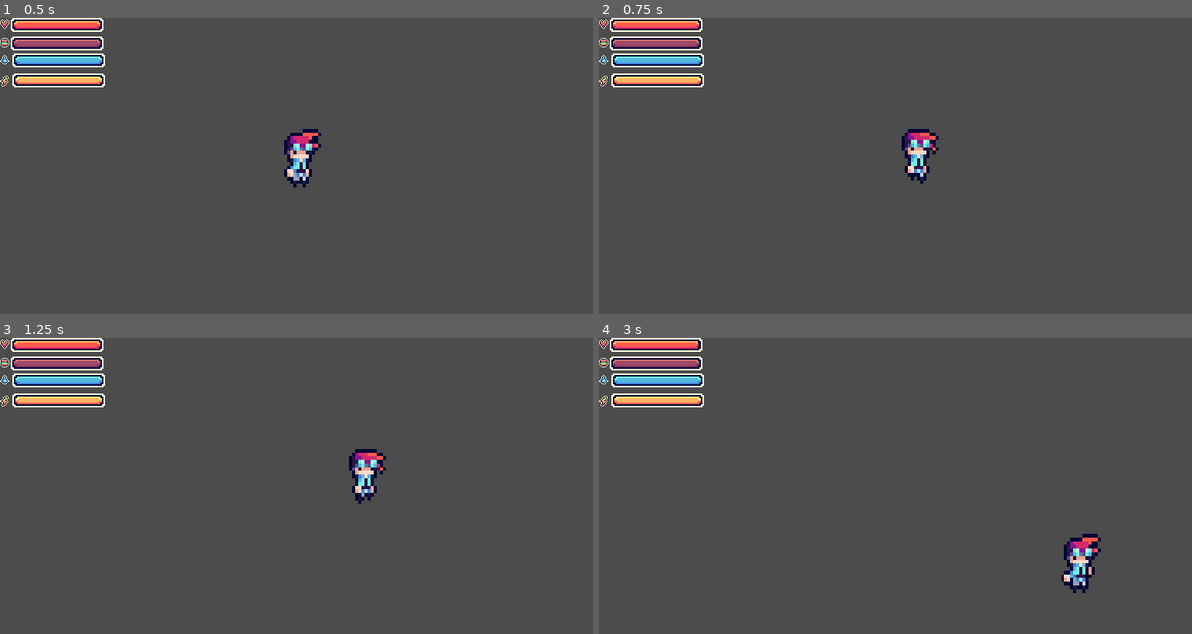
Above: before the commit, frames 1-4 (two rows, left to right).
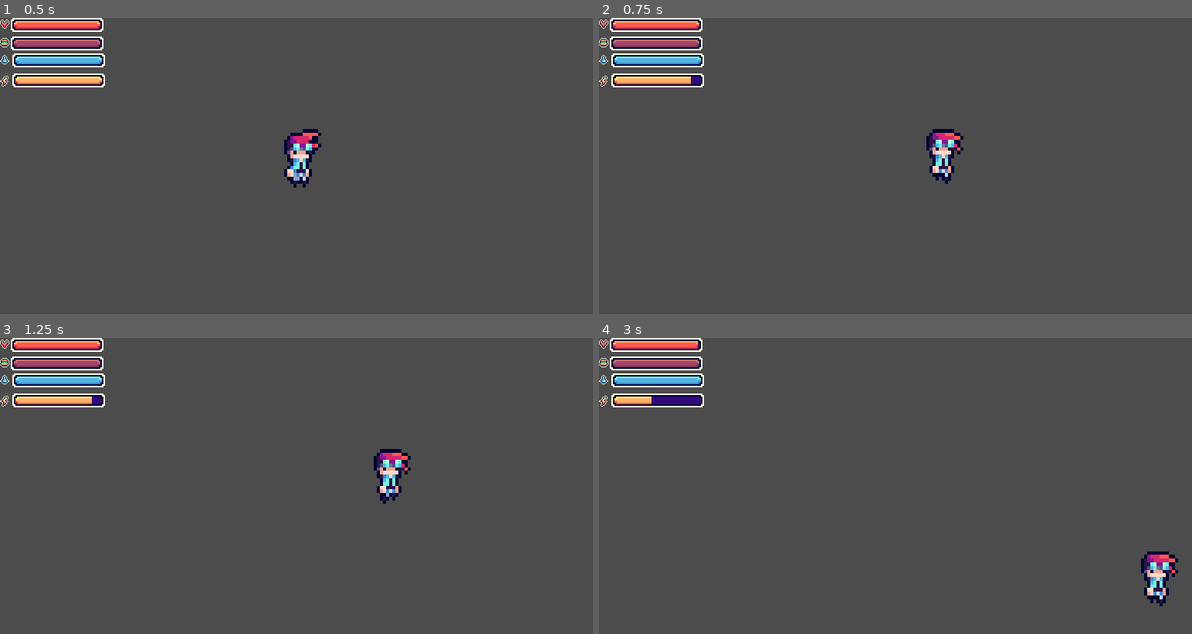
Above: after the commit, the same moments.

Repository: EuBraBo48/ProjetorDaGameJamOcercoDeNewArcadia
Game: Godot game, scene res://EuBraBo/scenes/teas.tscn
The game is run twice, just before and just after one commit, with the same random seed, the same clock (stepped at 60 frames per second) and the same inputs. The project has no main scene, so this scene is started directly.
Inputs:
- Up to frame 1 (0.5 s): no input
- Up to frame 2 (0.75 s): hold D (mv_direito) from 0.53 s (still down); tap Shift (mv_dash, bound only after the commit) at 0.6 s
- Up to frame 3 (1.25 s): keep holding D (mv_direito)
- Up to frame 4 (3 s): release D (mv_direito) at 1.28 s; hold S (mv_baixo) 1.28-2.03 s; tap Shift (mv_dash, bound only after the commit) at 1.35, 2.1, 2.85 s; hold D (mv_direito) 2.03-2.78 s; hold W (mv_cima) from 2.78 s (still down)

Frame 1 is identical in both runs. In frame 2, 1.5% of the frame differs, in the area x 15-62%, y 19-56%; in frame 3, 1.5%; in frame 4, 1.9%, in the area x 8-98%, y 19-91%.

Commit message:
dahs(ageita algmas coisas  )
ja esta fez

Diff:
--- a/GameJam/projetoGameJam/EuBraBo/scenes/Player.tscn
+++ b/GameJam/projetoGameJam/EuBraBo/scenes/Player.tscn
@@ -166,7 +166,7 @@
 
 [sub_resource type="Animation" id=6]
 resource_name = "roll"
-length = 0.37
+length = 0.7
 loop = true
 tracks/0/type = "value"
 tracks/0/path = NodePath("Sprite_Player:texture")
--- a/GameJam/projetoGameJam/EuBraBo/scrips/Player.gd
+++ b/GameJam/projetoGameJam/EuBraBo/scrips/Player.gd
@@ -17,7 +17,9 @@
 var max_water := 100.0
 var water_recorvery := 3.5
 
-var stamina
+var stamina := 100.0
+var max_stamina := 100.0
+var stamina_recorvey := 1.0
 
 #sinal para barra
 signal player_stats_changer
@@ -39,12 +41,19 @@
 	emit_signal("player_stats_changer")
 
 
+
 	var new_health = min(health + health_recovery * delta, max_health)
 	if new_health != health and hunger == 100 and water == 100:
 		print('to com fome')
 		health = new_health
 		emit_signal("player_stats_changer",self)
 		#print("testevida")
+	var new_stamina = min(stamina +  stamina_recorvey * delta, max_stamina)
+	if new_stamina != stamina:
+		print("teste")
+		stamina = new_stamina
+		emit_signal("player_stats_changer")
+
 
 func _physics_process(_delta:float) ->void:
 	animete() #Aqui e  função da minha animação
@@ -69,9 +78,10 @@
 
 
 func animete() -> void:
-	if velocity != Vector2.ZERO:
+	if velocity != Vector2.ZERO :
 		animation.play("run")
 		$PassosPlayer.play() #aqui é son de passo do player
+
 	else:
 		animation.play("Idle")
 		$PassosPlayer.stop() #aqui é son do passo do player
@@ -104,3 +114,10 @@
 				print("damo")
 				print(health)
 				emit_signal("player_stats_changer",self)
+func stamina_bar() -> void:
+	if Input.is_action_just_pressed("mv_dash") and stamina > 2:
+		speed = 300
+		stamina -= 15
+		animation.play("roll")
+	elif Input.is_action_just_released("mv_dash"):
+		speed = 60
--- a/GameJam/projetoGameJam/EuBraBo/scrips/hud.gd
+++ b/GameJam/projetoGameJam/EuBraBo/scrips/hud.gd
@@ -16,14 +16,15 @@
 		health_bar.value = lerp(health_bar.value, player.health * 100 / player.max_health,0.3)
 		hunger_bar.value = lerp(hunger_bar.value, player.hunger * 100 / player.max_hunger, 0.4)
 		water_bar.value = lerp(water_bar.value, player.water * 100 / player.max_water, 0.4)
-		stamina_bar.value = lerp(stamina_bar.value, player.water * 100 / player.max_water, 0.4)
+		stamina_bar.value = lerp(stamina_bar.value, player.stamina * 100 / player.max_stamina, 0.4)
+	player.stamina_bar()
 		#print("testehub")
 
 
 func re_fome () ->  void:
 	print("teste fome ")
 	if player.hunger >=  10:
-			player.hunger = player.hunger - 0.9
+			player.hunger = player.hunger - 10
 			print("damo")
 			print(player.hunger)
 			emit_signal("player_stats_changer",self)
@@ -34,5 +35,5 @@
 
 func water_bar() -> void:
 	if player.water >= 10:
-		player.water = player.water - 0.7
+		player.water = player.water - 20
 		emit_signal("player_stats_changer",self)
--- a/GameJam/projetoGameJam/project.godot
+++ b/GameJam/projetoGameJam/project.godot
@@ -85,6 +85,11 @@
 "events": [ Object(InputEventKey,"resource_local_to_scene":false,"resource_name":"","device":0,"alt":false,"shift":false,"control":false,"meta":false,"command":false,"pressed":false,"scancode":68,"physical_scancode":0,"unicode":0,"echo":false,"script":null)
  ]
 }
+mv_dash={
+"deadzone": 0.5,
+"events": [ Object(InputEventKey,"resource_local_to_scene":false,"resource_name":"","device":0,"alt":false,"shift":false,"control":false,"meta":false,"command":false,"pressed":false,"scancode":16777237,"physical_scancode":0,"unicode":0,"echo":false,"script":null)
+ ]
+}
 
 [physics]
 
